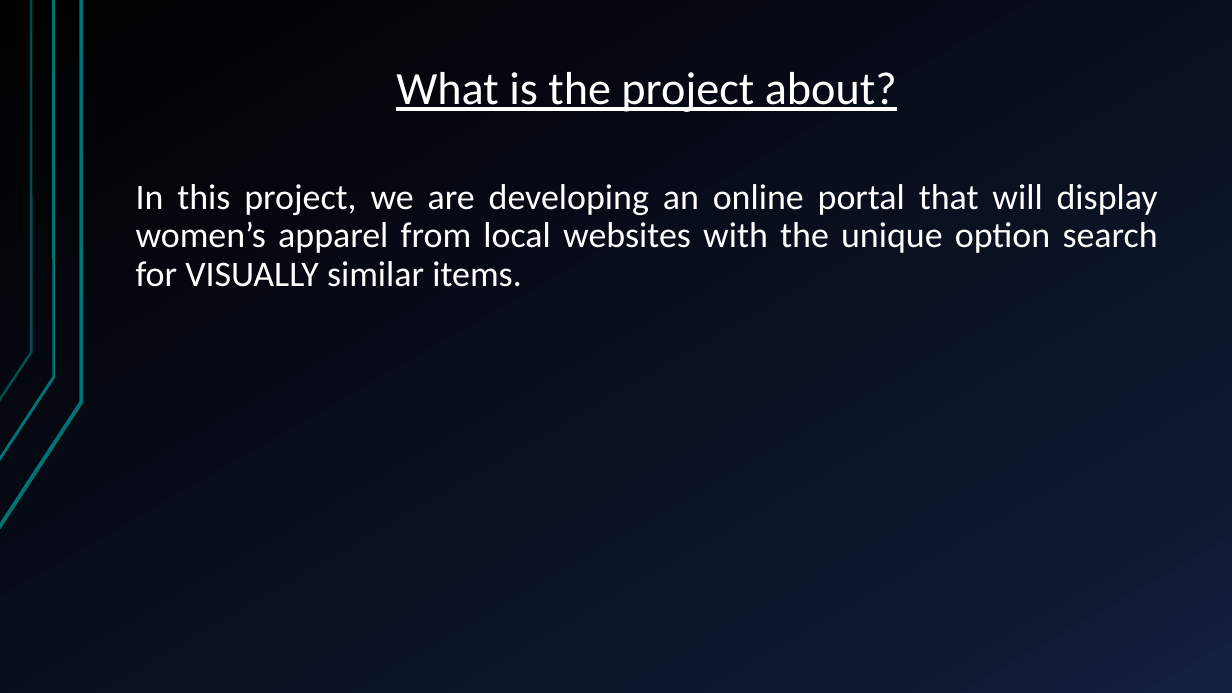
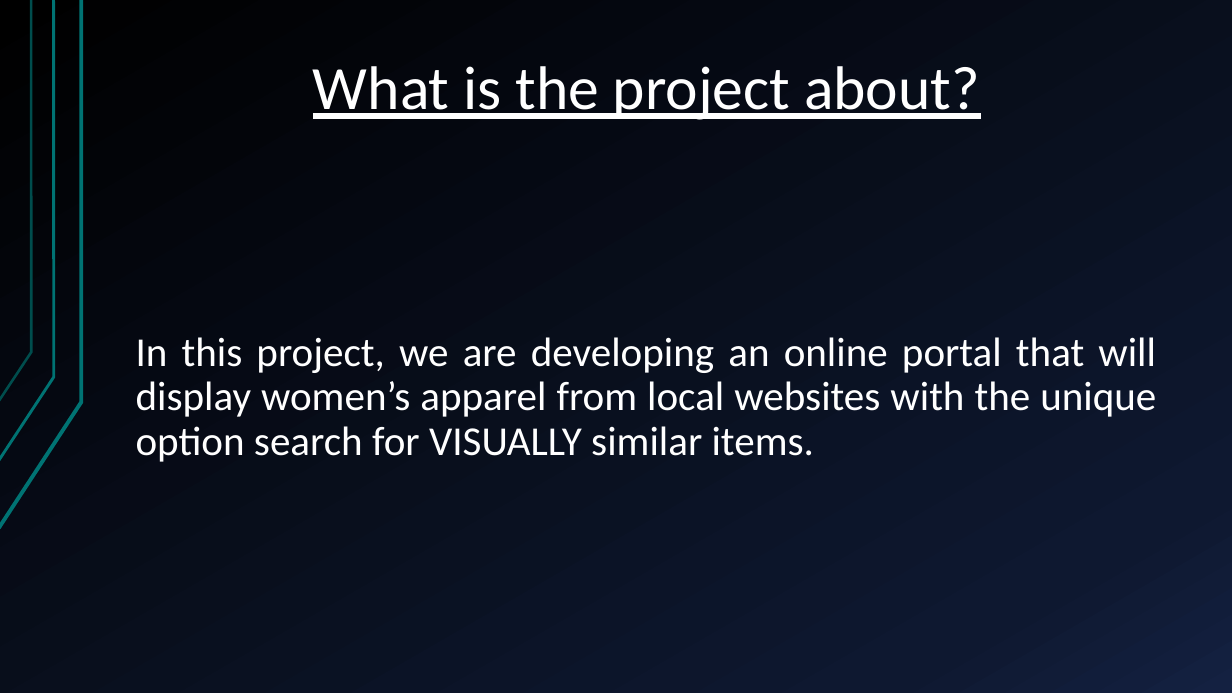
Before and after one commit to shakaibsaleem/FYP, a slide deck: slide 2 of eval1pres.pptx. Drawn at 1232x693 pixels with LibreOffice and Linux fonts; fonts in the diff are those of the drawing. Boxes give left, top, right and bottom in pixels: in the first picture for what was removed or moved away, otherwise in the second. Text is boxed around its words. In the diff, an @@ line names an element or a change of style, - is before the commit and + after.

```diff
--- a/eval1pres.pptx
+++ b/eval1pres.pptx
@@ title "What is the project about?" at <box>313,66,980,120</box>: size 36 to 48 pt @@
@@ text "In this project, we are ..." at <box>136,337,1156,462</box>: size 28 to 32 pt; vertical alignment top to middle @@
```
Also in this commit, not shown: 4 slides added, 10 slides removed.
